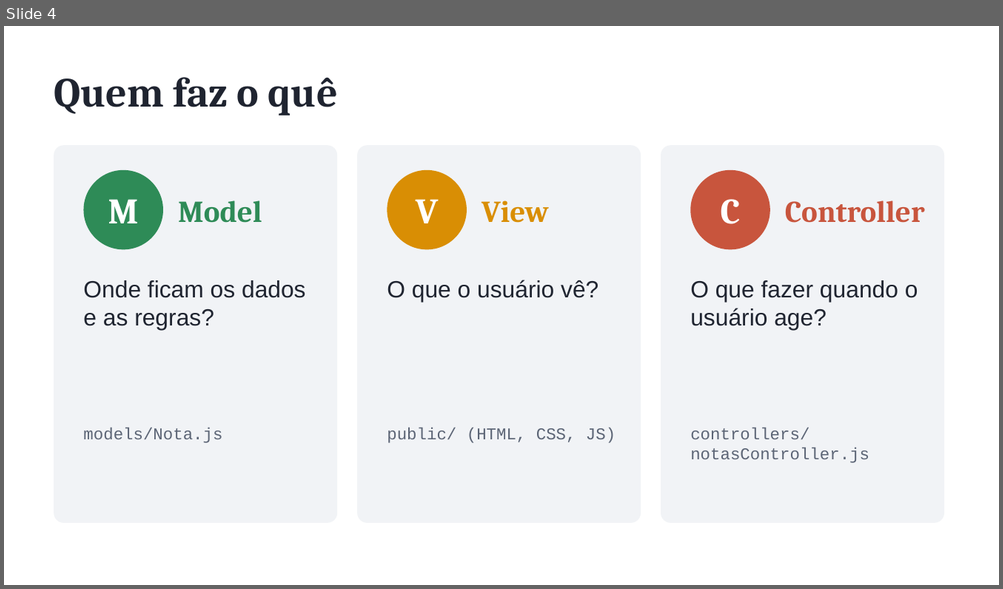
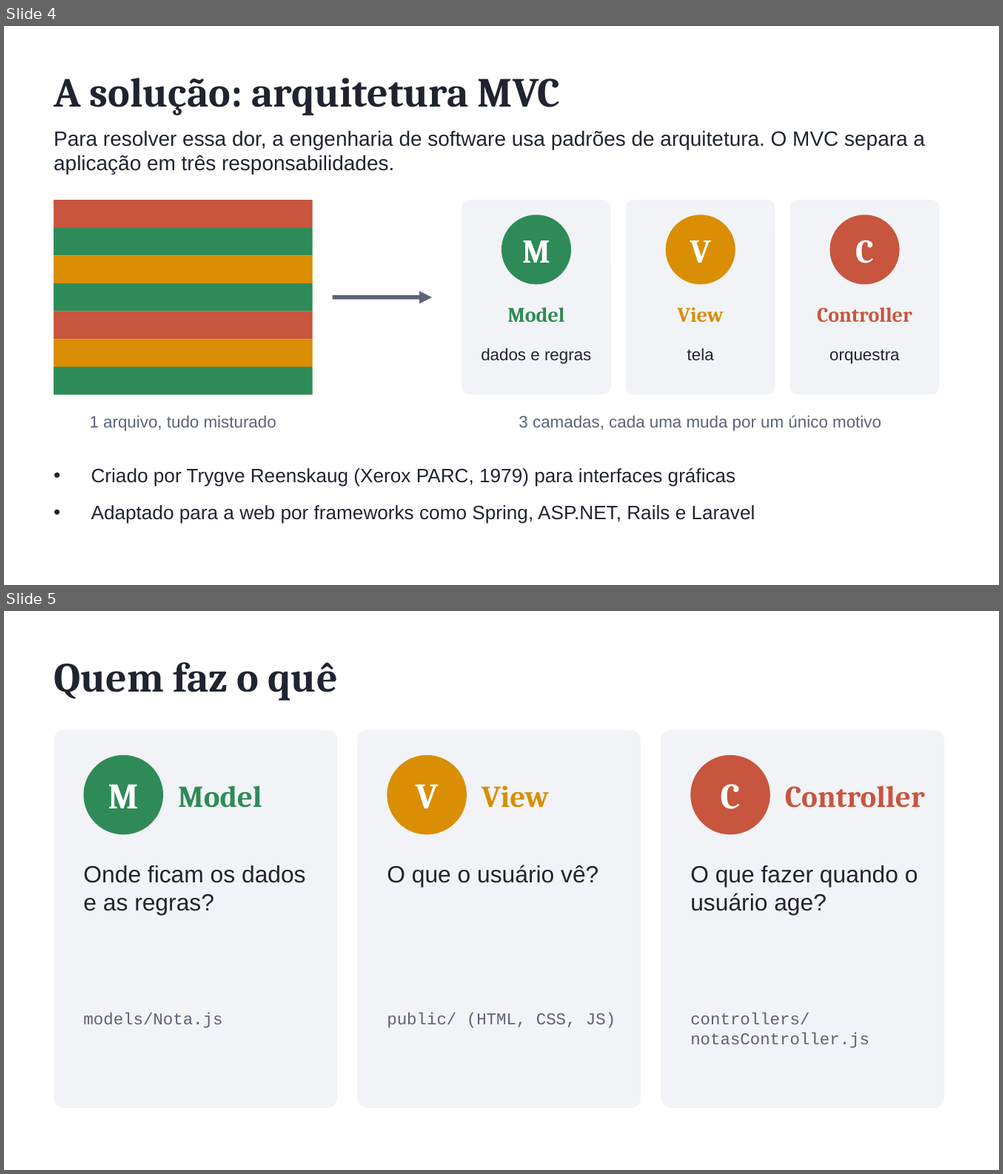
Before and after one commit to johnnysoutodev/mvc-app-anotacoes, a slide deck: docs/aula-mvc.pptx. Shown one above the other, each under a label of ours: slide 4 before the commit, slides 4 and 5 after it. The pictures are 1003x589 and 1003x1174 pixels, drawn with LibreOffice and Linux fonts; fonts in the diff are those of the drawing. Boxes give left, top, right and bottom in pixels: in the first picture for what was removed or moved away, otherwise in the second. Text is boxed around its words. In the diff, an @@ line names an element or a change of style, - is before the commit and + after.

```diff
--- a/docs/aula-mvc.pptx
+++ b/docs/aula-mvc.pptx
@@ slide 4 added at <box>4,26,999,585</box>, background #FFFFFF @@
@@ text added at <box>54,78,560,116</box>, 30 pt, text #1F2430, bold @@
+A solução: arquitetura MVC
@@ text added at <box>54,130,925,175</box>, 15 pt, text #1F2430 @@
+Para resolver essa dor, a engenharia de software usa padrões de arquitetura. O MVC separa a aplicação em três responsabilidades.
@@ rectangle added at <box>54,200,313,228</box>, fill #C8553D @@
@@ rounded rectangle added at <box>461,200,611,395</box>, fill #F1F3F6 @@
@@ rounded rectangle added at <box>626,200,775,395</box>, fill #F1F3F6 @@
@@ rounded rectangle added at <box>790,200,939,395</box>, fill #F1F3F6 @@
@@ ellipse added at <box>501,215,571,284</box>, fill #2E8B57 @@
@@ ellipse added at <box>666,215,735,284</box>, fill #D98E04 @@
@@ ellipse added at <box>830,215,899,284</box>, fill #C8553D @@
@@ rectangle added at <box>54,228,313,255</box>, fill #2E8B57 @@
@@ text added at <box>522,241,550,263</box>, 24 pt, text #FFFFFF, bold @@
+M
@@ text added at <box>690,241,711,263</box>, 24 pt, text #FFFFFF, bold @@
+V
@@ text added at <box>855,241,874,264</box>, 24 pt, text #FFFFFF, bold @@
+C
@@ rectangle added at <box>54,255,313,284</box>, fill #D98E04 @@
@@ rectangle added at <box>54,284,313,312</box>, fill #2E8B57 @@
@@ rectangle added at <box>54,312,313,339</box>, fill #C8553D @@
@@ arrow added from (333, 298) to (432, 298), #5B6475 3 pt @@
@@ text added at <box>507,307,564,322</box>, 15 pt, text #2E8B57, bold @@
+Model
@@ text added at <box>677,307,723,323</box>, 15 pt, text #D98E04, bold @@
+View
@@ text added at <box>817,307,912,323</box>, 15 pt, text #C8553D, bold @@
+Controller
@@ rectangle added at <box>54,339,313,367</box>, fill #D98E04 @@
@@ text added at <box>481,348,591,364</box>, 12 pt, text #1F2430 @@
+dados e regras
@@ text added at <box>687,348,714,360</box>, 12 pt, text #1F2430 @@
+tela
@@ text added at <box>829,349,899,364</box>, 12 pt, text #1F2430 @@
+orquestra
@@ rectangle added at <box>54,367,313,395</box>, fill #2E8B57 @@
@@ text added at <box>90,416,276,432</box>, 12 pt, text #5B6475 @@
+1 arquivo, tudo misturado
@@ text added at <box>518,415,881,432</box>, 12 pt, text #5B6475 @@
+3 camadas, cada uma muda por um único motivo
@@ text added at <box>91,468,755,524</box>, 14 pt, text #1F2430 @@
+• Criado por Trygve Reenskaug (Xerox PARC, 1979) para interfaces gráficas
+• Adaptado para a web por frameworks como Spring, ASP.NET, Rails e Laravel
@@ what was slide 4 is now slide 5 @@
```
Also in this commit, not shown: 2 slides changed, 1 other slide added, 1 slide removed, 4 other files.
